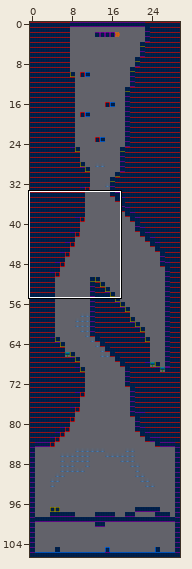
Tiled map -- Game/data/maps/RageLvl.tmx. Above, an overview of the earlier version with the close-up marked.
Close-up. Old version:
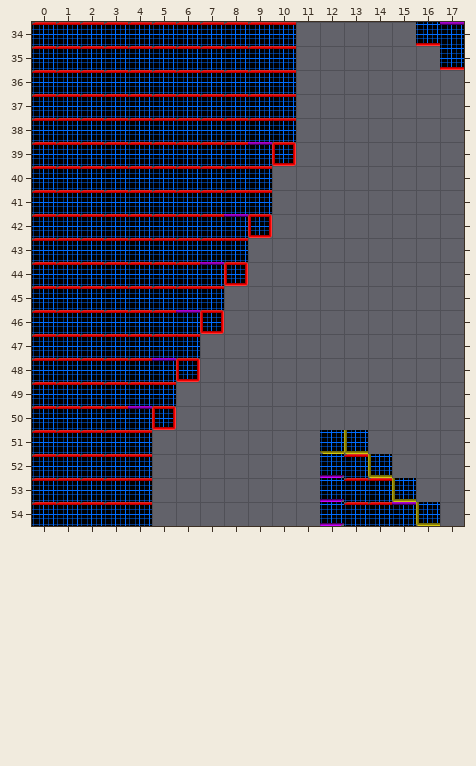
Cells are 32x32 px. Shown: x 0..17, y 34..54. The commit also changed other parts of the map, which this record leaves out.
And afterwards:
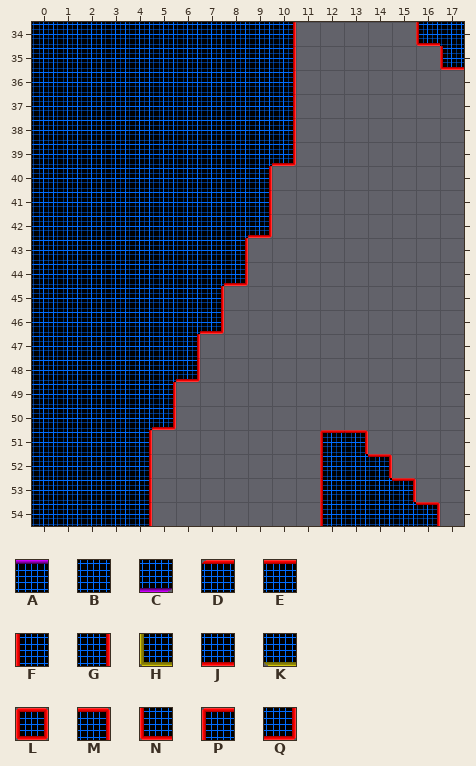
Key: from "TestTile": A 9, B 20, C 32, D 33, E 34, F 44, G 46, H 50, J 56, K 58, L 66, M 68, N 77, P 79, Q 90.
_ is an empty cell.
Edits made:
Layer "Livello tile 1":
y 34: x 0..10 DDDDDDDDDDE -> BBBBBBBBBBG; x 16..17 JA -> NB
y 35: x 0..10 DDDDDDDDDDE -> BBBBBBBBBBG; x 17 J -> N
y 36..38: x 0..10 DDDDDDDDDDE -> BBBBBBBBBBG
y 39: x 0..10 DDDDDDDDDAL -> BBBBBBBBBBQ
y 40..41: x 0..9 DDDDDDDDDE -> BBBBBBBBBG
y 42: x 0..9 DDDDDDDDAL -> BBBBBBBBBQ
y 43: x 0..8 DDDDDDDDE -> BBBBBBBBG
y 44: x 0..8 DDDDDDDAL -> BBBBBBBBQ
y 45: x 0..7 DDDDDDDE -> BBBBBBBG
y 46: x 0..7 DDDDDDAL -> BBBBBBBQ
y 47: x 0..6 DDDDDDE -> BBBBBBG
y 48: x 0..6 DDDDDAL -> BBBBBBQ
y 49: x 0..5 DDDDDE -> BBBBBG
y 50: x 0..5 DDDDAL -> BBBBBQ
y 51: x 0..4 DDDDE -> BBBBG; x 12..13 KH -> PM
y 52: x 0..4 DDDDE -> BBBBG; x 12..14 CDH -> FBM
y 53: x 0..4 DDDDE -> BBBBG; x 12..15 CDDH -> FBBM
y 54: x 0..4 DDDDE -> BBBBG; x 12..16 CDDAH -> FBBBM
Where, in picture pixels (left, top, right, bottom), the same in both close-ups:
changed: (32, 22, 296, 526)
changed: (416, 22, 464, 70)
changed: (320, 430, 440, 526)
